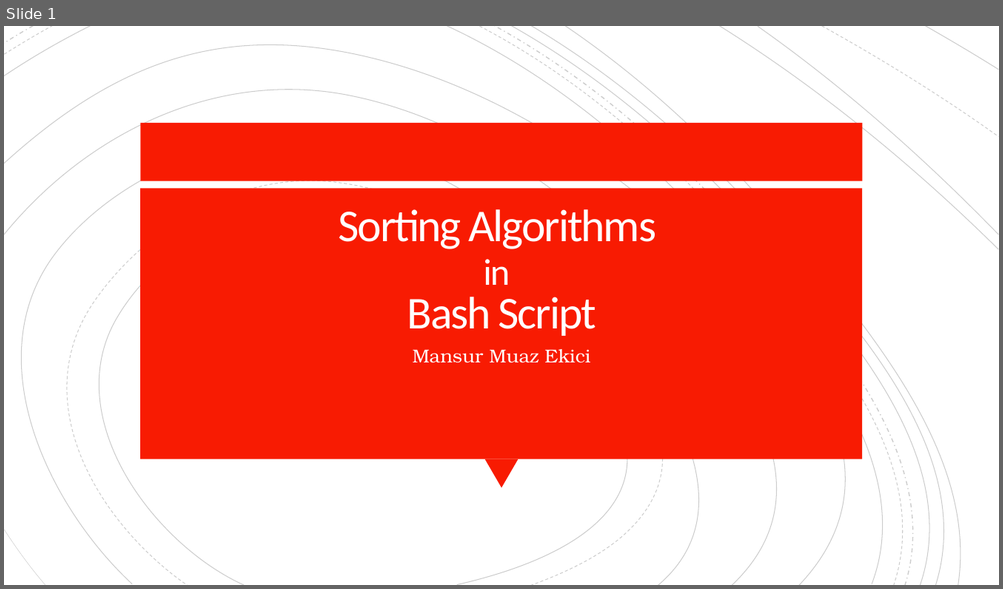
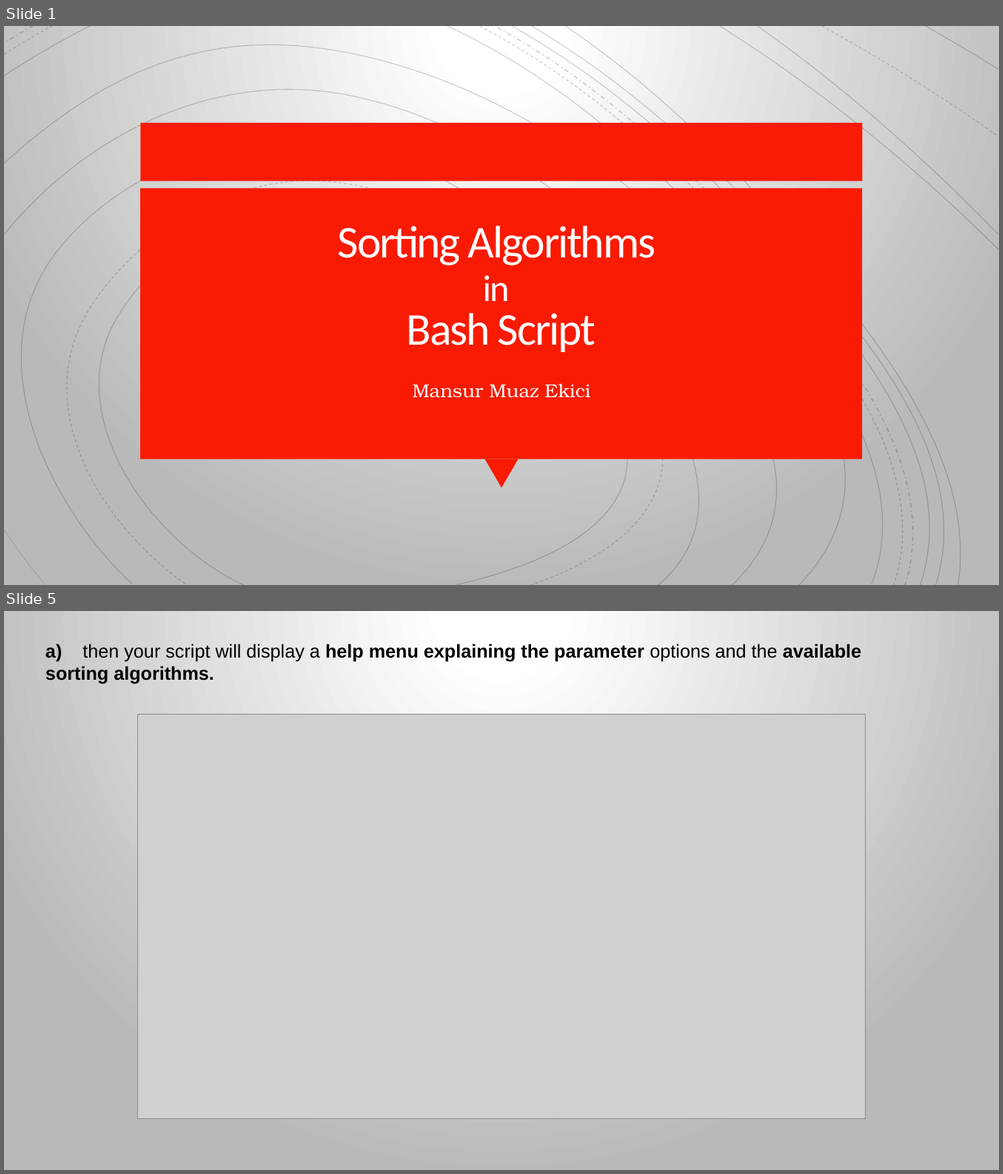
Before and after one commit to buddy-israel/Sorting-Algorithms-in-Bash-Script, a slide deck: Project_Presentation.pptx. Shown one above the other, each under a label of ours: slide 1 before the commit, slides 1 and 5 after it; the slides between them are not shown. The pictures are 1003x589 and 1003x1174 pixels, drawn with LibreOffice and Linux fonts; fonts in the diff are those of the drawing; grey boxes stand for pictures. Boxes give left, top, right and bottom in pixels: in the first picture for what was removed or moved away, otherwise in the second. Text is boxed around its words. In the diff, an @@ line names an element or a change of style, - is before the commit and + after.

```diff
--- a/Project_Presentation.pptx
+++ b/Project_Presentation.pptx
@@ slide 5 added at (x1=4, y1=611, x2=999, y2=1170), background gradient #FFFFFF to #B9B9B9 @@
@@ text added at (x1=45, y1=644, x2=861, y2=684), 18 pt, text #000000, bold @@
+a) then your script will display a help menu explaining the parameter options and the available sorting algorithms.
@@ picture added at (x1=137, y1=715, x2=865, y2=1120) @@
@@ slide 1 changed as well @@
@@ background #FFFFFF to gradient #FFFFFF to #B9B9B9 @@
@@ title "Sorting Algorithms in Bash Script" moved from (x1=338, y1=210, x2=656, y2=336) to (x1=338, y1=226, x2=655, y2=352) @@
@@ subtitle "Mansur Muaz Ekici" moved from (x1=412, y1=349, x2=590, y2=363) to (x1=412, y1=384, x2=590, y2=398) @@
```
Also in this commit, not shown: 21 other slides added, 30 other files.
